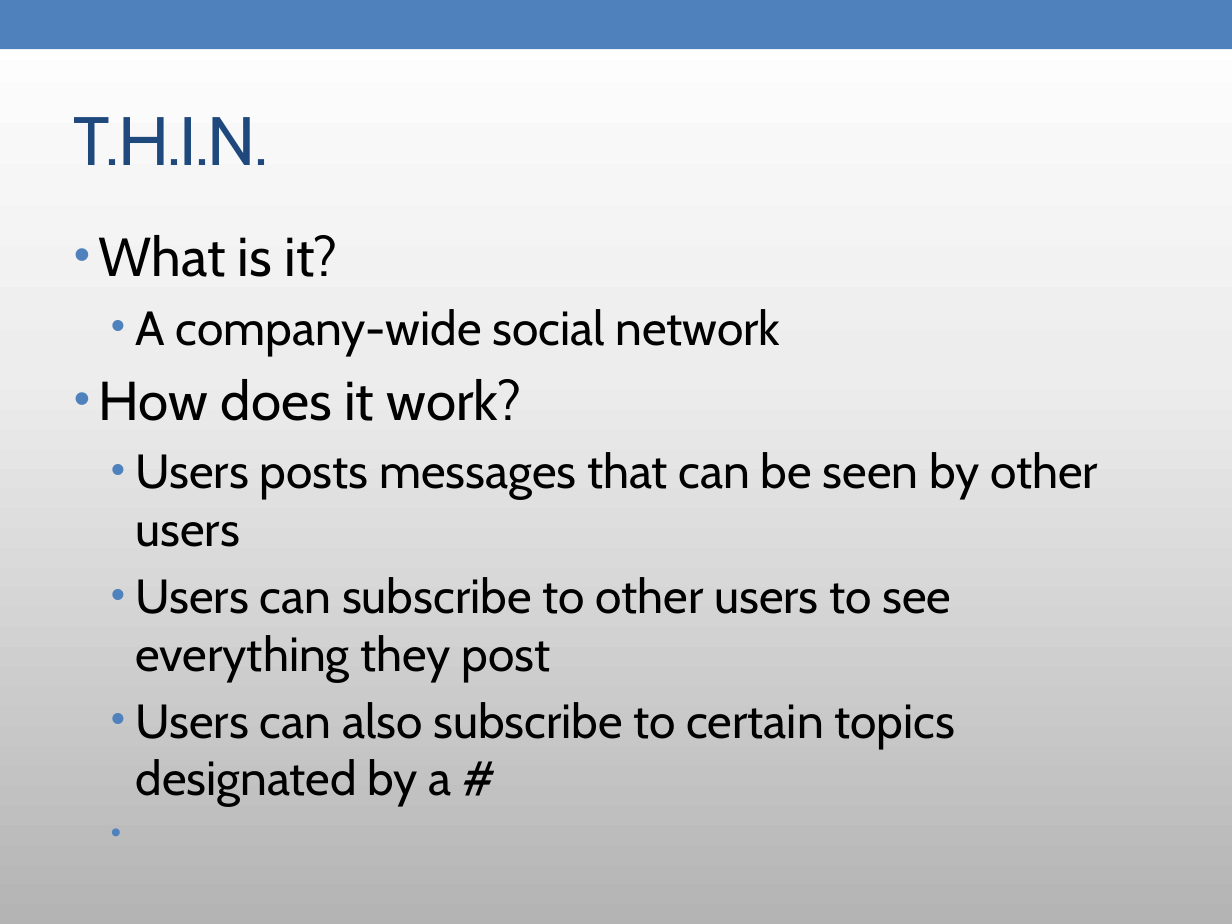
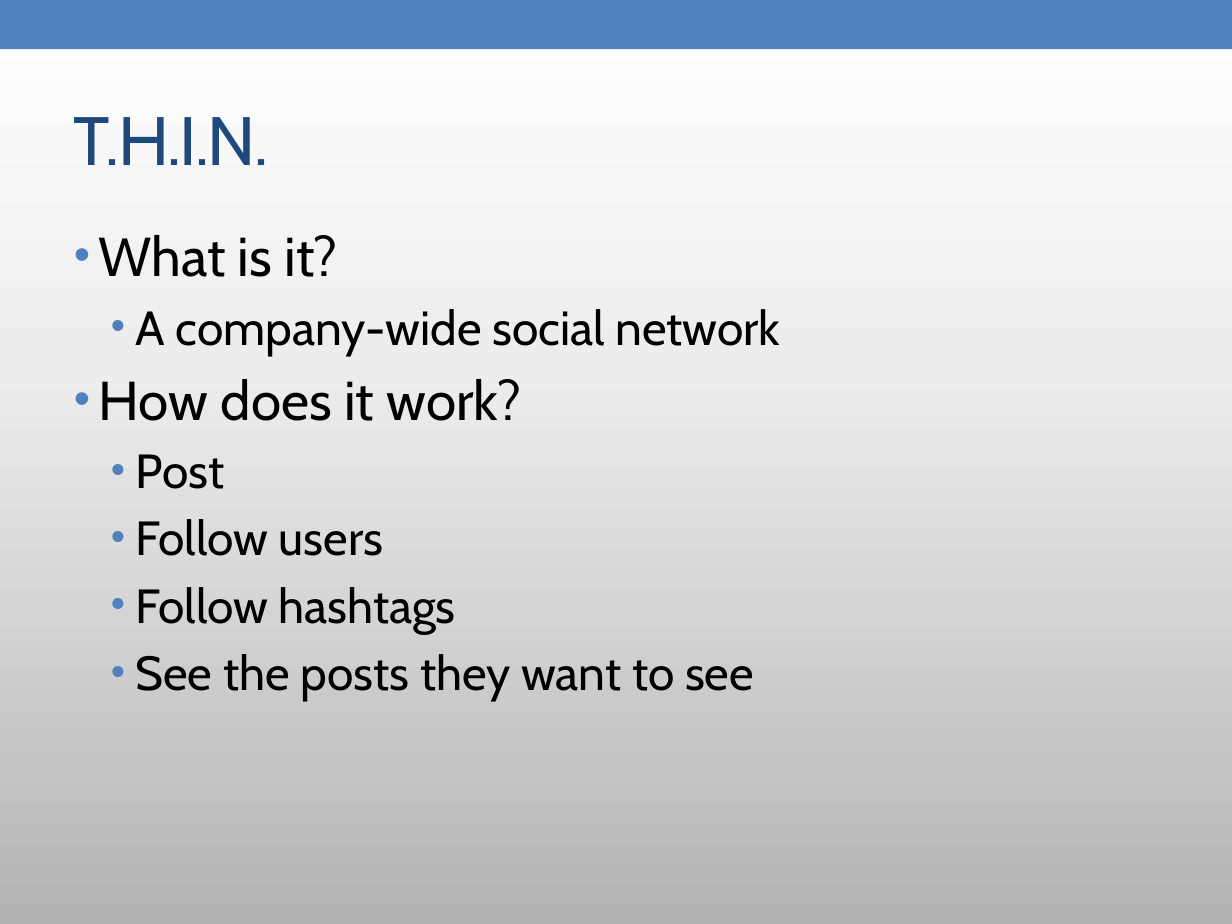
Before and after one commit to yotengo/MaverickApplicationsCorporation, a slide deck: slide 4 of doc/phase4/Mac reflection presentation.pptx. Drawn at 1232x924 pixels with LibreOffice and Linux fonts; fonts in the diff are those of the drawing. Boxes give left, top, right and bottom in pixels: in the first picture for what was removed or moved away, otherwise in the second. Text is boxed around its words. In the diff, an @@ line names an element or a change of style, - is before the commit and + after.

```diff
--- a/doc/phase4/Mac reflection presentation.pptx
+++ b/doc/phase4/Mac reflection presentation.pptx
@@ text at box(136, 454, 754, 701): text changed @@
-  • Users posts messages that can be seen by other users
-  • Users can subscribe to other users to see everything they post
-  • Users can also subscribe to certain topics designated by a #
+  • Post
+  • Follow users
+  • Follow hashtags
+  • See the posts they want to see
```
Also in this commit, not shown: 4 other slides changed, 2 slides added.
